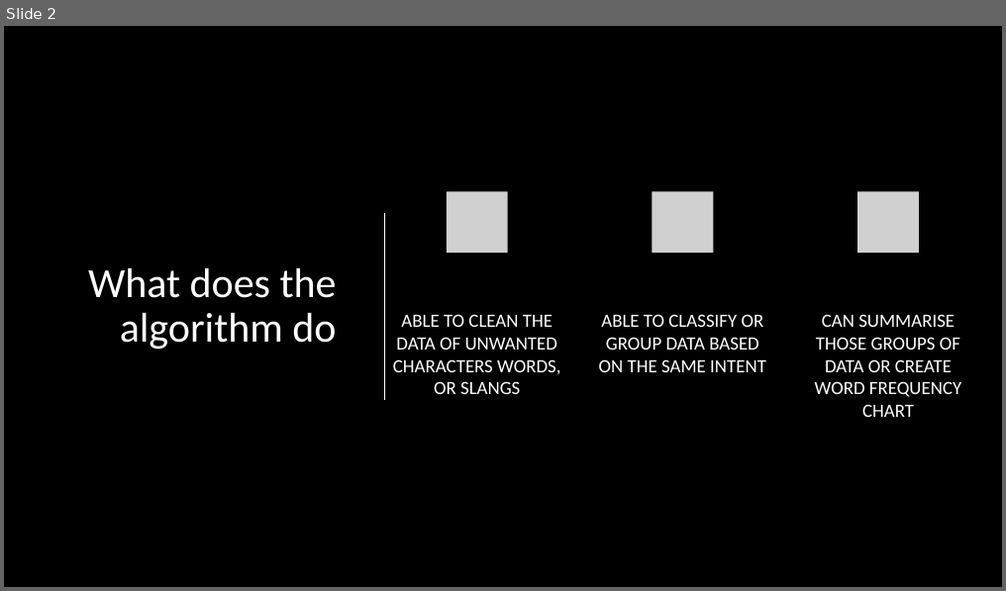
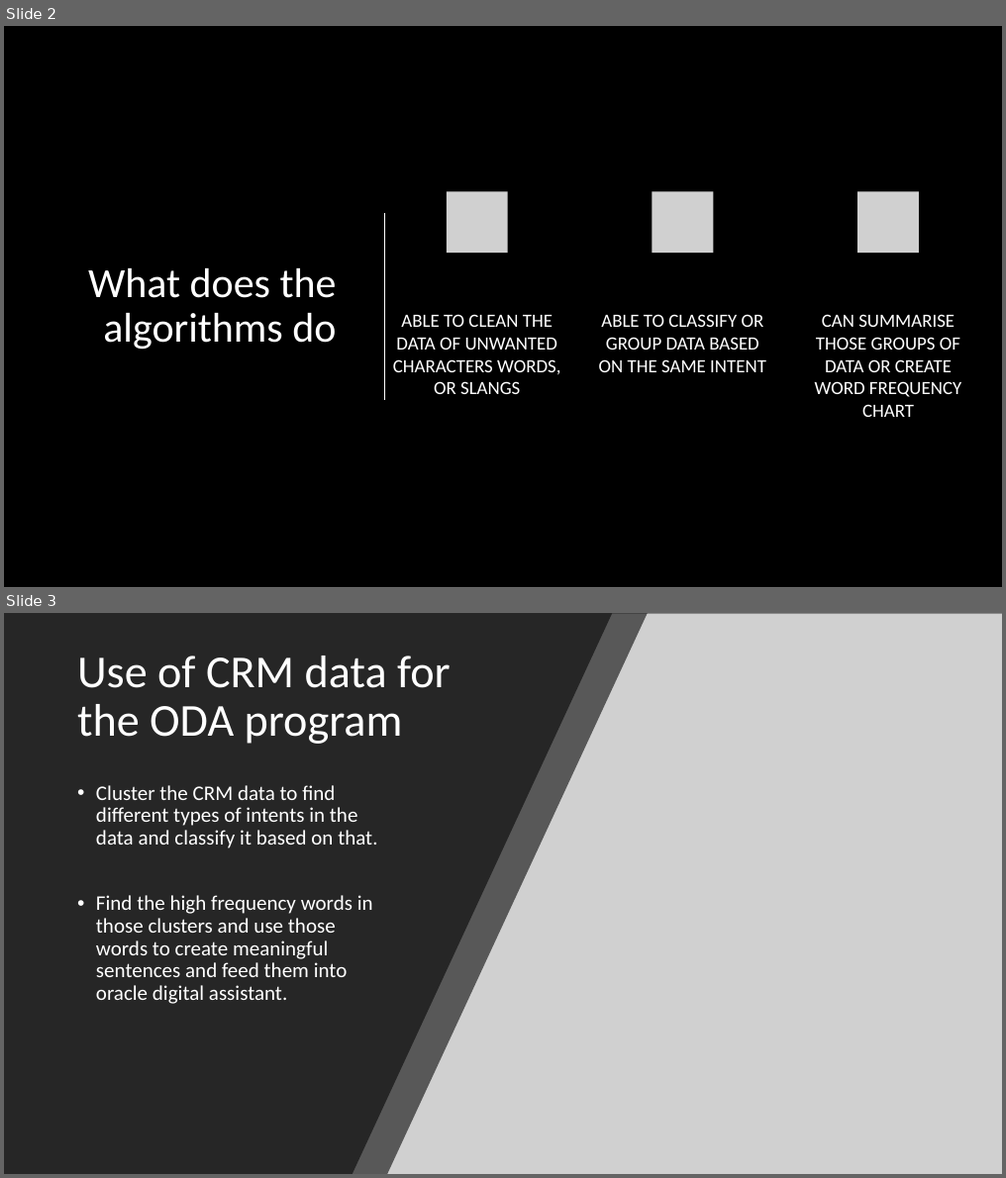
Before and after one commit to Ausaf1996/Ford-motor-company-projects, a slide deck: Ford marketing presentation.pptx. Shown one above the other, each under a label of ours: slide 2 before the commit, slides 2 and 3 after it. The pictures are 1006x591 and 1006x1178 pixels, drawn with LibreOffice and Linux fonts; fonts in the diff are those of the drawing; grey boxes stand for pictures; background and template pictures are left out. Boxes give left, top, right and bottom in pixels: in the first picture for what was removed or moved away, otherwise in the second. Text is boxed around its words. In the diff, an @@ line names an element or a change of style, - is before the commit and + after.

```diff
--- a/Ford marketing presentation.pptx
+++ b/Ford marketing presentation.pptx
@@ slide 3 added at (4,613,1002,1174), background #000000 @@
@@ freeform shape added at (4,613,648,1174), fill #262626 at 70% opacity @@
@@ freeform shape added at (4,613,613,1174), fill #262626 @@
@@ picture added at (341,613,1002,1174) @@
@@ title added at (77,656,450,744), 44 pt, text #FFFFFF @@
+Use of CRM data for the ODA program
@@ text added at (96,785,377,1004), 20 pt, text #FFFFFF @@
+• Cluster the CRM data to find different types of intents in the data and classify it based on that.
+• Find the high frequency words in those clusters and use those words to create meaningful sentences and feed them into oracle digital assistant.
@@ slide 2 changed as well @@
@@ title at (88,269,337,350): text changed @@
-What does the algorithm do
+What does the algorithms do
```
Also in this commit, not shown: 4 other slides changed, 2 other slides added, 5 slides removed, 1 other file.
